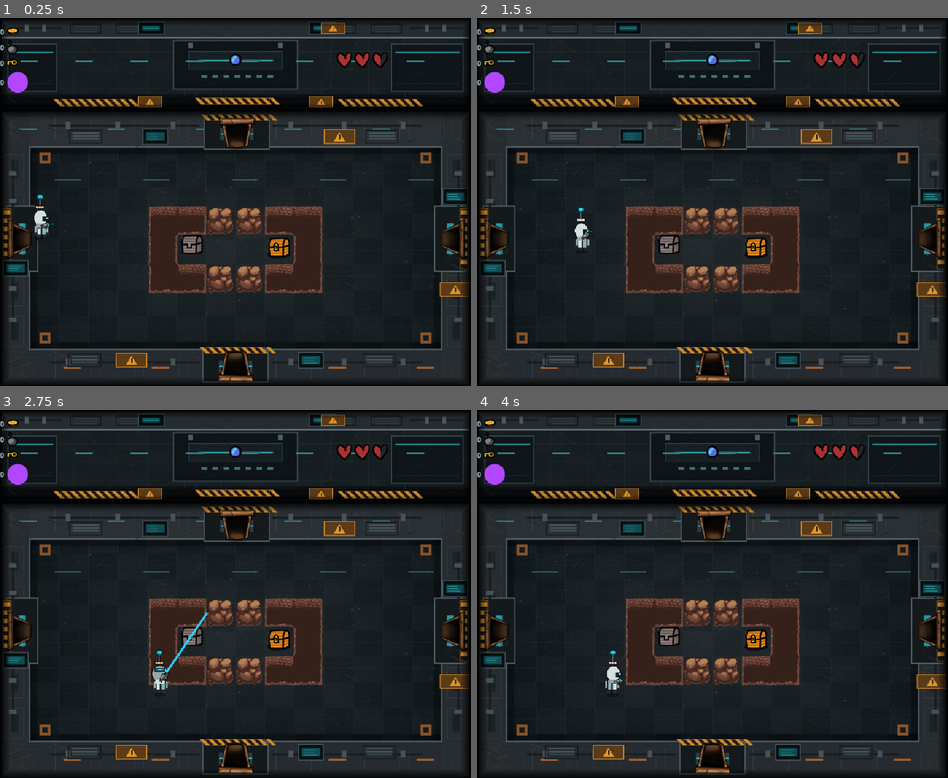
Above: before the commit, frames 1-4 (two rows, left to right).
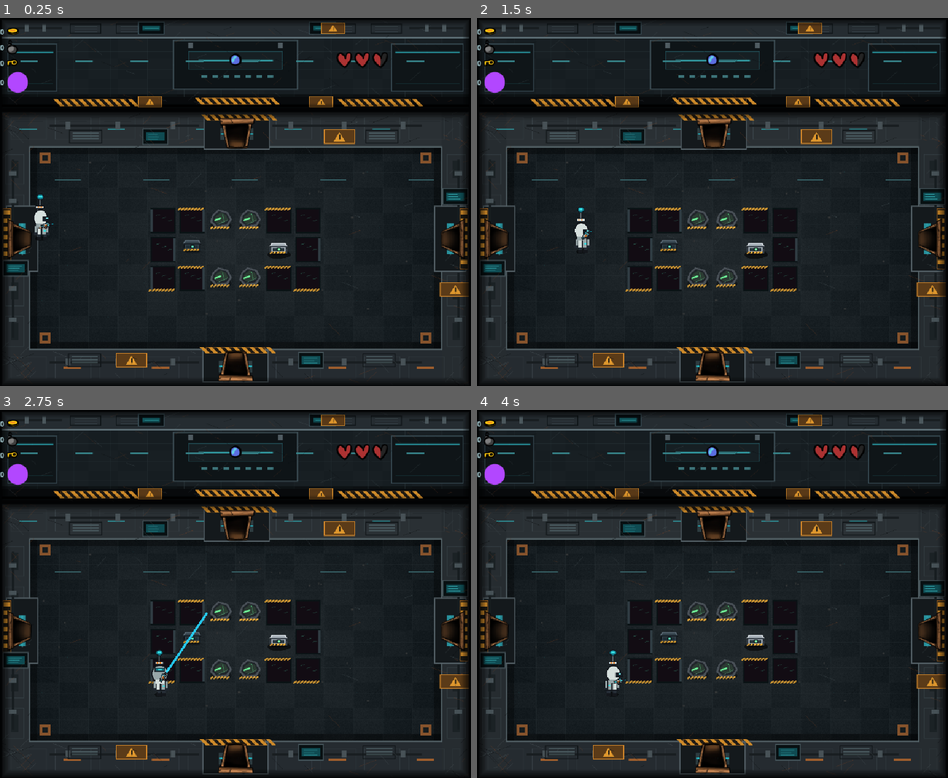
Above: after the commit, the same moments.

Repository: sjdcwejf/abandoned-lab-roguelite
Game: Godot game, scene res://tiny_wizard/room/room_types/room_3.tscn
Two runs of this game, one before a commit and one after it. Both use one fixed random seed, a clock stepped at 60 frames per second and the inputs below. This scene is started directly instead of the project's main scene.
Inputs (mouse positions are in pixels of both pictures, inside the frame that each line leads up to):
- Up to frame 1 (0.25 s): no input
- Up to frame 2 (1.5 s): tap Enter at 0.5 s; move the mouse to (816, 183) at 0.52 s; hold D (player_right) 0.53-1.28 s; tap F (interact) at 0.6 s; move the mouse to (618, 220) at 1.27 s; hold S (player_down) from 1.28 s (still down); tap E (drop_bomb) at 1.35 s
- Up to frame 3 (2.75 s): tap F (interact) at 1.55, 2.3 s; move the mouse to (282, 513) at 2.02 s; release S (player_down) at 2.03 s; press the mouse at (282, 513) at 2.03 s; hold D (player_right) from 2.03 s (still down)
- Up to frame 4 (4 s): move the mouse to (688, 667) at 2.77 s; release D (player_right) at 2.78 s; release the mouse at (688, 667) at 2.78 s; hold Up (player_shoot_up) 2.78-3.53 s; tap F (interact) at 2.85, 3.8 s; tap Space at 3.5 s; move the mouse to (853, 649) at 3.52 s; hold A (player_left) from 3.53 s (still down); hold Right mouse button (secondary_fire) from 3.53 s (still down)

The runs differ from the first frame. In frame 1, 6.3% of the frame differs, in the area x 31-69%, y 51-75%; in frame 2, 6.3%; in frame 3, 6.0%; in frame 4, 6.3%.

Commit message:
Replace dungeon props with lab containment art

Diff:
--- a/tiny_wizard/interactable_objects/chests/chest.tscn
+++ b/tiny_wizard/interactable_objects/chests/chest.tscn
@@ -2,10 +2,10 @@
 
 [ext_resource type="PackedScene" uid="uid://c3bp3q2valq35" path="res://tiny_wizard/interactable_objects/default_interactable_object/interact_on_collide.tscn" id="1_1y646"]
 [ext_resource type="Script" path="res://tiny_wizard/interactable_objects/chests/chest.gd" id="2_lsfc8"]
-[ext_resource type="Texture2D" uid="uid://cnp2uemdmxsd3" path="res://tiny_wizard/assets/placeholder_art/chests/normal_chest_closed.png" id="3_l3g5r"]
+[ext_resource type="Texture2D" path="res://tiny_wizard/assets/art/props/sealed_supply_cache_closed.png" id="3_l3g5r"]
 [ext_resource type="Script" path="res://tiny_wizard/interactable_objects/chests/chest_sprite.gd" id="3_ne01s"]
 [ext_resource type="Script" path="res://tiny_wizard/interactable_objects/chests/open_chest.gd" id="4_3i1hb"]
-[ext_resource type="Texture2D" uid="uid://bmgtdcttnlmjl" path="res://tiny_wizard/assets/placeholder_art/chests/normal_chest_open.png" id="5_6k8xq"]
+[ext_resource type="Texture2D" path="res://tiny_wizard/assets/art/props/sealed_supply_cache_open.png" id="5_6k8xq"]
 
 [sub_resource type="CircleShape2D" id="CircleShape2D_yy5pk"]
 radius = 16.0
--- a/tiny_wizard/interactable_objects/chests/locked_chest.tscn
+++ b/tiny_wizard/interactable_objects/chests/locked_chest.tscn
@@ -1,11 +1,11 @@
 [gd_scene load_steps=9 format=3 uid="uid://o3yevur5onpt"]
 
 [ext_resource type="PackedScene" uid="uid://c3bp3q2valq35" path="res://tiny_wizard/interactable_objects/default_interactable_object/interact_on_collide.tscn" id="1_1y646"]
-[ext_resource type="Texture2D" path="res://tiny_wizard/assets/placeholder_art/chests/gold_chest_closed.png" id="2_jbyk4"]
+[ext_resource type="Texture2D" path="res://tiny_wizard/assets/art/props/sample_safe_closed.png" id="2_jbyk4"]
 [ext_resource type="Script" path="res://tiny_wizard/interactable_objects/chests/chest.gd" id="2_rarlb"]
 [ext_resource type="Script" path="res://tiny_wizard/interactable_objects/chests/chest_sprite.gd" id="3_ne01s"]
 [ext_resource type="Script" path="res://tiny_wizard/interactable_objects/chests/open_chest.gd" id="4_3i1hb"]
-[ext_resource type="Texture2D" path="res://tiny_wizard/assets/placeholder_art/chests/gold_chest_open.png" id="4_k3duw"]
+[ext_resource type="Texture2D" path="res://tiny_wizard/assets/art/props/sample_safe_open.png" id="4_k3duw"]
 [ext_resource type="Texture2D" uid="uid://u2qrtjpgbv2k" path="res://tiny_wizard/assets/placeholder_art/shadow.png" id="5_7l7pb"]
 
 [sub_resource type="CircleShape2D" id="CircleShape2D_yy5pk"]
@@ -17,10 +17,9 @@
 metadata/items = []
 
 [node name="Object" parent="RigidBody2D" index="0"]
-position = Vector2(0, -1)
+position = Vector2(2, -21)
 y_sort_enabled = true
 texture = ExtResource("2_jbyk4")
-offset = Vector2(3, -20)
 script = ExtResource("3_ne01s")
 open_texture = ExtResource("4_k3duw")
 
--- a/tiny_wizard/interactable_objects/weapon_pickup/weapon_pickup.tscn
+++ b/tiny_wizard/interactable_objects/weapon_pickup/weapon_pickup.tscn
@@ -10,18 +10,36 @@
 script = ExtResource("1_pickup")
 
 [node name="Shadow" type="Polygon2D" parent="."]
-position = Vector2(0, 26)
+position = Vector2(0, 29)
 z_index = -1
-color = Color(0.04, 0.04, 0.05, 0.42)
-polygon = PackedVector2Array(-44, -9, 44, -9, 54, 0, 44, 9, -44, 9, -54, 0)
+color = Color(0.02, 0.025, 0.03, 0.44)
+polygon = PackedVector2Array(-48, -9, 48, -9, 58, 0, 48, 9, -48, 9, -58, 0)
+
+[node name="PodBase" type="Polygon2D" parent="."]
+z_index = 1
+color = Color(0.075, 0.095, 0.11, 1)
+polygon = PackedVector2Array(-44, 12, 44, 12, 34, 34, -34, 34)
 
 [node name="Glow" type="Polygon2D" parent="."]
-z_index = 1
-color = Color(0.3, 0.82, 1, 0.26)
-polygon = PackedVector2Array(0, -35, 20, -24, 35, 0, 20, 24, 0, 35, -20, 24, -35, 0, -20, -24)
+position = Vector2(0, -10)
+z_index = 2
+color = Color(0.24, 0.9, 1, 0.24)
+polygon = PackedVector2Array(-28, -22, 28, -22, 23, 24, -23, 24)
+
+[node name="GlassPanel" type="Polygon2D" parent="."]
+position = Vector2(0, -10)
+z_index = 3
+color = Color(0.21, 0.34, 0.38, 0.58)
+polygon = PackedVector2Array(-23, -17, 23, -17, 18, 18, -18, 18)
+
+[node name="WarningStripe" type="Polygon2D" parent="."]
+position = Vector2(0, 20)
+z_index = 4
+color = Color(0.86, 0.59, 0.16, 0.82)
+polygon = PackedVector2Array(-40, -3, 40, -3, 40, 3, -40, 3)
 
 [node name="WeaponPreview" type="Node2D" parent="."]
-position = Vector2(-10, -6)
+position = Vector2(-10, -14)
 z_index = 10
 
 [node name="Prompt" type="Label" parent="."]
--- a/tiny_wizard/interactable_objects/weapon_stand/weapon_stand.tscn
+++ b/tiny_wizard/interactable_objects/weapon_stand/weapon_stand.tscn
@@ -13,30 +13,55 @@
 weapon_label = "Quarantine Blade"
 
 [node name="Shadow" type="Polygon2D" parent="."]
-position = Vector2(0, 28)
+position = Vector2(0, 30)
 z_index = -1
-color = Color(0.08, 0.06, 0.05, 0.38)
-polygon = PackedVector2Array(-52, -10, 52, -10, 60, 0, 52, 10, -52, 10, -60, 0)
+color = Color(0.02, 0.025, 0.03, 0.45)
+polygon = PackedVector2Array(-58, -11, 58, -11, 66, 0, 58, 11, -58, 11, -66, 0)
 
 [node name="Base" type="Polygon2D" parent="."]
 z_index = 1
-color = Color(0.17, 0.16, 0.15, 1)
-polygon = PackedVector2Array(-48, 18, 48, 18, 34, 36, -34, 36)
+color = Color(0.08, 0.105, 0.12, 1)
+polygon = PackedVector2Array(-54, 15, 54, 15, 42, 38, -42, 38)
 
 [node name="Top" type="Polygon2D" parent="."]
 z_index = 2
-color = Color(0.32, 0.29, 0.25, 1)
-polygon = PackedVector2Array(-44, 4, 44, 4, 48, 18, -48, 18)
+color = Color(0.2, 0.255, 0.29, 1)
+polygon = PackedVector2Array(-48, 3, 48, 3, 54, 16, -54, 16)
+
+[node name="BackPanel" type="Polygon2D" parent="."]
+position = Vector2(0, -20)
+z_index = 2
+color = Color(0.105, 0.15, 0.17, 1)
+polygon = PackedVector2Array(-35, -21, 35, -21, 30, 21, -30, 21)
+
+[node name="GlassFrame" type="Polygon2D" parent="."]
+position = Vector2(0, -20)
+z_index = 3
+color = Color(0.34, 0.43, 0.48, 1)
+polygon = PackedVector2Array(-28, -16, 28, -16, 24, 17, -24, 17)
 
 [node name="StandLight" type="Polygon2D" parent="."]
-z_index = 3
-color = Color(0.92, 0.78, 0.36, 0.25)
-polygon = PackedVector2Array(-34, -8, 34, -8, 46, 17, -46, 17)
+position = Vector2(0, -20)
+z_index = 4
+color = Color(0.19, 0.88, 1, 0.26)
+polygon = PackedVector2Array(-22, -12, 22, -12, 18, 13, -18, 13)
+
+[node name="WarningStripe" type="Polygon2D" parent="."]
+position = Vector2(0, 22)
+z_index = 5
+color = Color(0.86, 0.59, 0.16, 0.88)
+polygon = PackedVector2Array(-48, -3, 48, -3, 48, 3, -48, 3)
+
+[node name="ConsoleLight" type="Polygon2D" parent="."]
+position = Vector2(0, 29)
+z_index = 6
+color = Color(0.43, 1, 0.76, 0.72)
+polygon = PackedVector2Array(-10, -2, 10, -2, 13, 2, -13, 2)
 
 [node name="WeaponPreview" type="Node2D" parent="."]
-position = Vector2(-4, -8)
+position = Vector2(-5, -20)
 rotation = -0.5
-z_index = 8
+z_index = 9
 
 [node name="Handle" type="Polygon2D" parent="WeaponPreview"]
 color = Color(0.14, 0.12, 0.1, 1)
--- a/tiny_wizard/room/room.tscn
+++ b/tiny_wizard/room/room.tscn
@@ -6,7 +6,7 @@
 [ext_resource type="Texture2D" uid="uid://cqxyrxqrb7lhm" path="res://tiny_wizard/assets/placeholder_art/doors/left_door.png" id="3_0mrgv"]
 [ext_resource type="Texture2D" uid="uid://c2l6apt2s8q8f" path="res://tiny_wizard/assets/placeholder_art/doors/right_door.png" id="4_2wnvf"]
 [ext_resource type="Texture2D" uid="uid://dtuhal8kv4l1d" path="res://tiny_wizard/assets/placeholder_art/doors/up_door.png" id="5_3b5w2"]
-[ext_resource type="Texture2D" uid="uid://h5uwl30wk8xe" path="res://tiny_wizard/assets/art/hole_tileset.png" id="7_lwcn3"]
+[ext_resource type="Texture2D" path="res://tiny_wizard/assets/art/props/entropy_breach_tileset.png" id="7_lwcn3"]
 
 [sub_resource type="RectangleShape2D" id="RectangleShape2D_5api5"]
 size = Vector2(80, 8)
Binary file added: tiny_wizard/assets/art/props/entropy_breach_tileset.png
Binary file added: tiny_wizard/assets/art/props/sample_safe_closed.png
Binary file added: tiny_wizard/assets/art/props/sample_safe_open.png
Binary file added: tiny_wizard/assets/art/props/sealed_supply_cache_closed.png
Binary file added: tiny_wizard/assets/art/props/sealed_supply_cache_open.png
Not shown, changed: CHANGELOG.md
Not shown, changed: README.md
Not shown, added: tools/generate_lab_prop_assets.py
